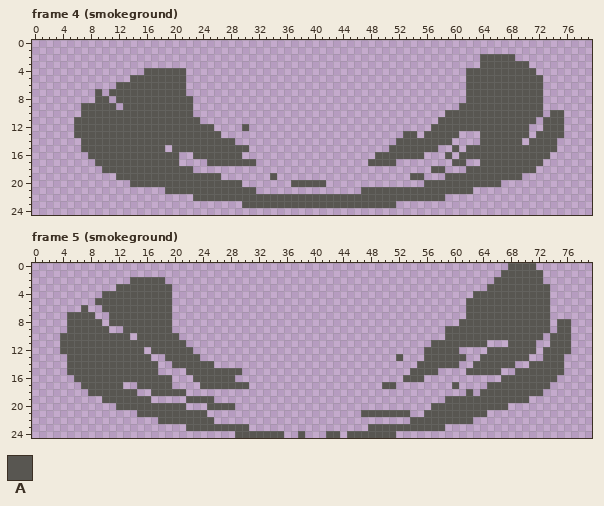
File history of a pixel-art file, packages/client/src/assets/fx{m}/fx_smoke2.ase. The first picture shows the starting point.
80x25 pixels, 8 frames. Shown: frame 4 (smokeground), frame 5 (smokeground). The commit also changed other frames, which this record leaves out.
Palette (. is transparent): A #585651
Pixels before, frame 4 (smokeground), first column x 6:
 2 ..........................................................AAAAA.......
 3 ..........................................................AAAAAAA.....
 4 ..........AAAAAA........................................AAAAAAAAAA....
 5 ........AAAAAAAA........................................AAAAAAAAAAA...
 6 ......AAAAAAAAAA........................................AAAAAAAAAAA...
 7 ...A.AAAAAAAAAAA........................................AAAAAAAAAAA...
 8 ...AA.AAAAAAAAAAA.......................................AAAAAAAAAAA...
 9 .AAAAA.AAAAAAAAAA......................................AAAAAAAAAAAA...
10 .AAAAAAAAAAAAAAAA....................................AAAAAAAAAAAAAA.AA
11 AAAAAAAAAAAAAAAAAA..................................AAAAAAAAAAAAAA.AAA
12 AAAAAAAAAAAAAAAAAAAA....A..........................AAAAAAAAAAAAAA..AAA
13 AAAAAAAAAAAAAAAAAAAAA..........................AA.AAAAA...AAAAAAA.AAAA
14 .AAAAAAAAAAAAAAAAAAAAAA.......................AAAAAAAA....AAAAAA.AAAA.
15 .AAAAAAAAAAAA.AAAAAAAAAAA....................AAAAAAA..A.AAAAAAAAAAAAA.
16 ..AAAAAAAAAAAAA..AAAAAAA...................AAAAAAA...A.AAAAAAAAAAAAA..
17 ...AAAAAAAAAAAA....AAAAAAA................AAAA........AA..AAAAAAAAA...
18 ....AAAAAAAAAAAAA..................................AA...AAAAAAAAAA....
19 ......AAAAAAAAAAAAAAA.......A...................AA...AAAAAAAAAAA......
20 ........AAAAAAAAAAAAAAAA.......AAAAA..............AAAAAAAAAAA.........
21 .............AAAAAAAAAAAAA...............AAAAAAAAAAAAAAAA.............
22 .................AAAAAAAAAAAAAAAAAAAAAAAAAAAAAAAAAAAA.................
23 ........................AAAAAAAAAAAAAAAAAAAAAA........................
Pixels before, frame 5 (smokeground), first column x 4:
 0 ................................................................AAAA.....
 1 ...............................................................AAAAAA....
 2 ..........AAAAA...............................................AAAAAAA....
 3 ........AAAAAAAA.............................................AAAAAAAAA...
 4 ......AAAAAAAAAA...........................................AAAAAAAAAAA...
 5 .....AAAAAAAAAAA..........................................AAAAAAAAAAAA...
 6 ...A..AAAAAAAAAA..........................................AAAAAAAAAAAA...
 7 .AAAA..AAAAAAAAA..........................................AAAAAAAAAAAA...
 8 .AAAAA.AAAAAAAAA.........................................AAAAAAAAAAAAA.AA
 9 .AAAAAA..AAAAAAA.......................................AAAAAAAAAAAAAAA.AA
10 AAAAAAAAAA.AAAAAA......................................AAAAAAAAAAAAAA.AAA
11 AAAAAAAAAAAAAAAAAA...................................AAAAAAAA...AAAA..AAA
12 AAAAAAAAAAAA.AAAAAA.................................AAAAA....AAAAAAA.AAAA
13 .AAAAAAAAAAAA..AAAAA............................A...AAAAAA..AAAAAAA..AAA.
14 .AAAAAAAAAAAAA..AAAAAA.............................AAAAAA..AAAAAA..AAAAA.
15 .AAAAAAAAAAAAA....AAAAAAAA........................AAAA....AAAAA..AAAAAAA.
16 ..AAAAAAAAAAAAAA...AAAAAA........................AAA...........AAAAAAAA..
17 ...AAAAAA..AAAAA....AAAAAAA...................AA........A....AAAAAAAAA...
18 ....AAAAAAA..AAAAA........................................A.AAAAAAAAA....
19 ......AAAAAAA.....AAAA.................................AAAAAAAAAAAA......
20 ........AAAAAAAAAA...AAAA............................AAAAAAAAAAA.........
21 ...........AAAAAAAAAA......................AAAAAAA..AAAAAAAAA............
22 ..............AAAAAAAA............................AAAAAAAAA..............
23 ..................AAAAAAAAA.................AAAAAAAAAAA..................
24 .........................AAAAAAA..A...AA.AAAAAAA.........................
After:
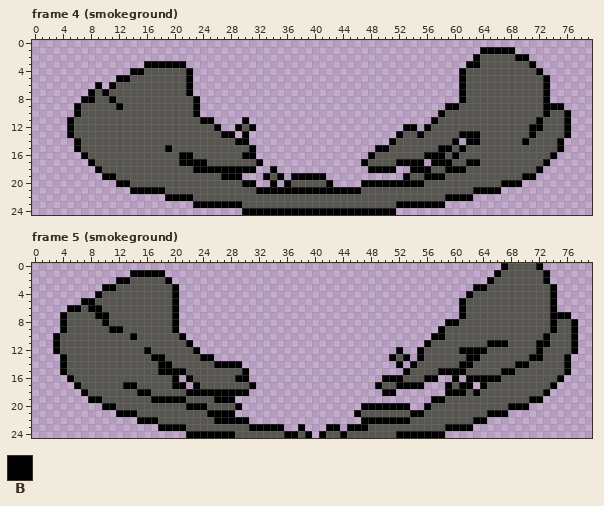
Colours new in this view: B #000000
Commit: added smoke effect on summon
Edits made:
Frame 4 (smokeground):
There is now colour B in row 1 at x 64 to 68; in row 2 at x 63 and 69 to 70; in row 3 at x 16 to 21, 62 to 63 and 71; in row 4 at x 14 to 15, 22, 61 and 72; in row 5 at x 12 to 13, 22, 61 and 73; in row 6 at x 9, 11, 22, 61 and 73.
There is now colour B in row 7 at x 8, 10, 22, 61 and 73; in row 8 at x 7 to 8, 11, 23, 61 and 73; in row 9 at x 6, 12, 23, 59 to 60 and 73 to 75; in row 10 at x 6, 23, 58, 73 and 76; in row 11 at x 5, 24 to 25, 30, 57, 72 and 76; in row 12 at x 5, 26, 29, 31, 53 to 54, 56, 71 to 72 and 76.
There is now colour B in row 13 at x 5, 27 to 28, 30, 52, 55, 61 to 63, 71 and 76; in row 14 at x 6, 29 to 30, 51, 60, 62 to 63, 70 and 75; in row 15 at x 6, 19, 31, 49 to 50, 58 to 59, 61 and 75; in row 16 at x 7, 21 to 22, 30 to 31, 48, 56 to 58, 60 and 74; in row 17 at x 8, 21 to 24, 32, 47, 52 to 55, 57 to 59, 62 to 63 and 73; in row 18 at x 9, 23 to 31, 34, 48 to 51, 54 to 56, 59 to 61 and 72.
There is now colour B in row 19 at x 10 to 11, 27 to 29, 33, 35, 37 to 41, 53, 56 to 58 and 70 to 71; in row 20 at x 12 to 13, 30 to 31, 34, 36, 42, 47 to 55 and 67 to 69; in row 21 at x 14 to 18, 32 to 46 and 63 to 66; in row 22 at x 19 to 22 and 59 to 62; in row 23 at x 23 to 29 and 52 to 58; in row 24 at x 30 to 51.
Frame 5 (smokeground):
There is now colour B in row 0 at x 67 and 72; in row 1 at x 14 to 18, 66 and 73; in row 2 at x 12 to 13, 19, 65 and 73; in row 3 at x 10 to 11, 20, 63 to 64 and 74; in row 4 at x 9, 20, 62 and 74; in row 5 at x 7 to 8, 20, 61 and 74.
There is now colour B in row 6 at x 5 to 6, 8 to 9, 20, 61 and 74; in row 7 at x 4, 9 to 10, 20, 61 and 74 to 76; in row 8 at x 4, 10, 20, 59 to 60, 74 and 77; in row 9 at x 4, 11 to 12, 20, 58, 74 and 77; in row 10 at x 3, 14, 21, 57 to 58, 73 and 77; in row 11 at x 3, 22, 56, 65 to 67, 72 to 73 and 77.
There is now colour B in row 12 at x 3, 16, 23, 52, 55, 61 to 64, 72 and 77; in row 13 at x 4, 17 to 18, 24 to 25, 51, 53, 55, 62 to 63, 71 to 72 and 76; in row 14 at x 4, 18 to 19, 26 to 29, 52, 54, 61 to 62, 69 to 70 and 76; in row 15 at x 4, 18 to 21, 30, 53, 58 to 61, 67 to 68 and 76; in row 16 at x 5, 20, 22, 29 to 30, 50 to 52, 56 to 57, 60, 62 to 66 and 75; in row 17 at x 6, 13 to 14, 20 to 21, 23, 31, 49, 52 to 55, 59, 61 to 62, 64 and 74.
There is now colour B in row 18 at x 7, 15 to 16, 22 to 30, 50 to 51, 59 to 61, 63 and 73; in row 19 at x 8 to 9, 17 to 21, 26 to 28, 57 to 58 and 71 to 72; in row 20 at x 10 to 11, 22 to 24, 29, 47 to 53, 56 and 68 to 70; in row 21 at x 12 to 14, 25 to 28, 46, 54 to 55 and 65 to 67; in row 22 at x 15 to 17, 26 to 30, 47 to 53 and 63 to 64; in row 23 at x 18 to 21, 31 to 35, 38, 42 to 43, 45 to 47 and 59 to 62.
There is now colour B in row 24 at x 22 to 28, 36 to 37, 39, 41, 44 and 52 to 58.
Changed places in both pictures, as pixel boxes (x1, y1, x2, y2):
added: (67, 47, 571, 215)
added: (53, 263, 578, 438)
